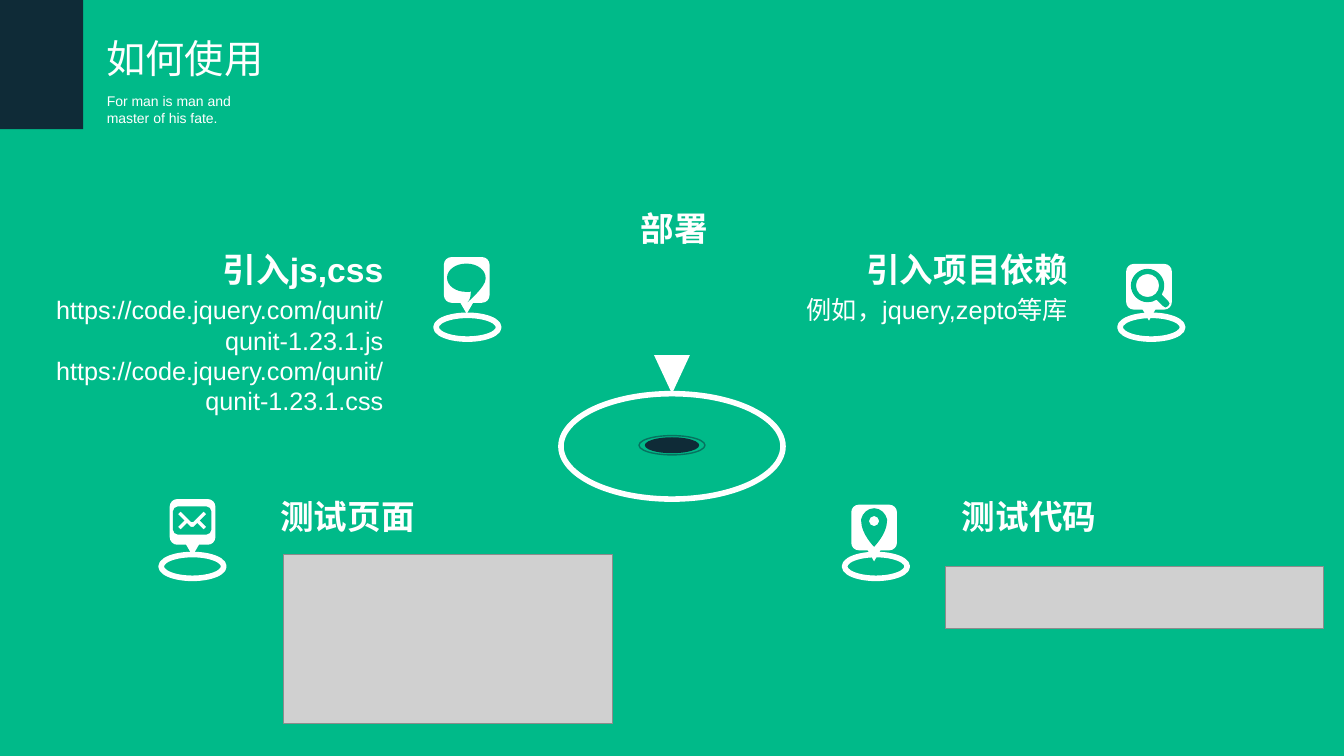
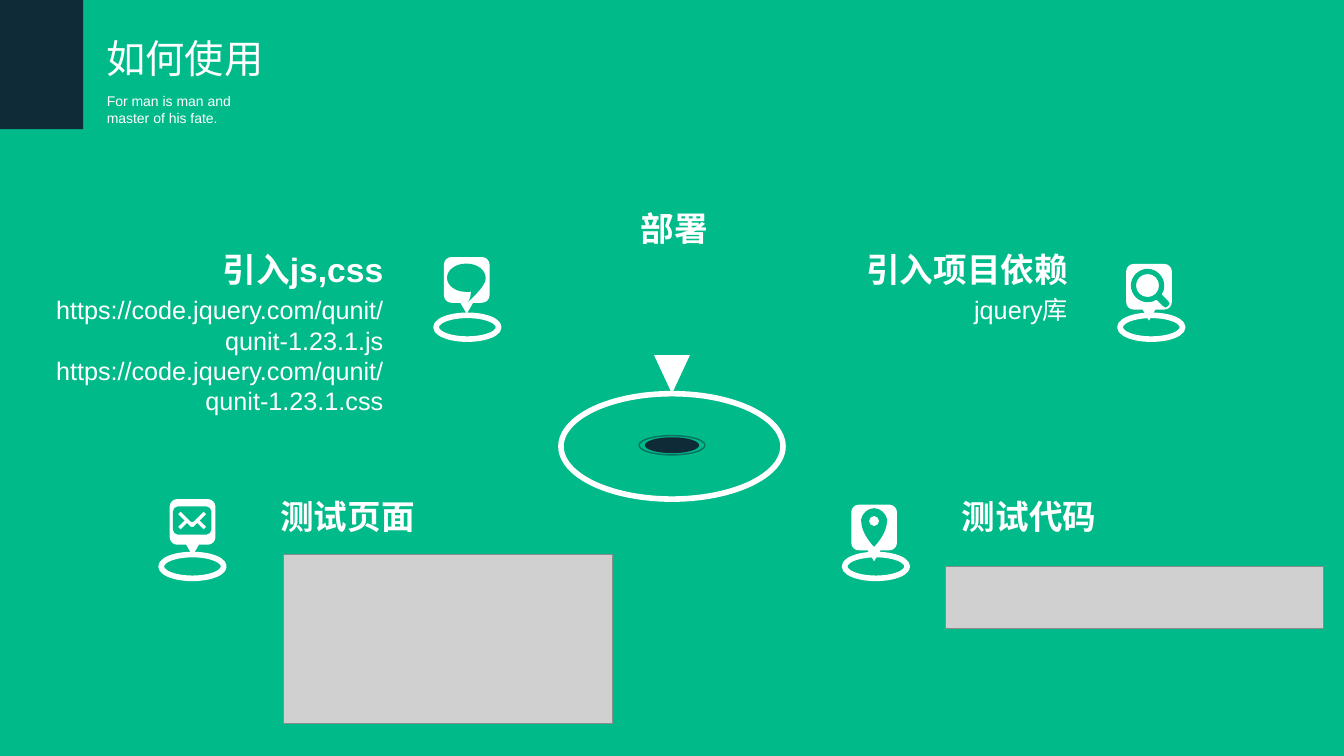
Before and after one commit to hanangjie/play, a slide deck: slide 15 of share/TDT/测试驱动开发.ppt (slide 13 before the commit). Drawn at 1344x756 pixels with LibreOffice and Linux fonts; fonts in the diff are those of the drawing; grey boxes stand for pictures. Boxes give left, top, right and bottom in pixels: in the first picture for what was removed or moved away, otherwise in the second. Text is boxed around its words. In the diff, an @@ line names an element or a change of style, - is before the commit and + after.

```diff
--- a/share/TDT/测试驱动开发.ppt
+++ b/share/TDT/测试驱动开发.ppt
@@ text at (x1=974, y1=299, x2=1068, y2=325): text changed @@
-例如，jquery,zepto等库
+jquery库
```
Also in this commit, not shown: 4 other slides changed, 4 slides added, 1 slide removed, 3 other files.
